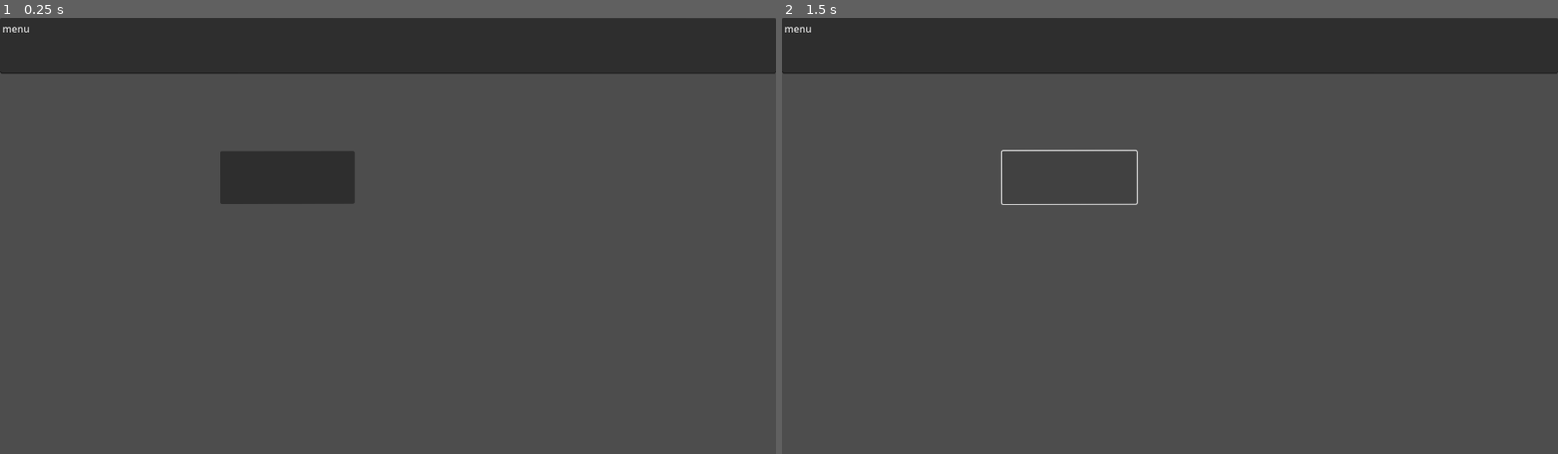
Above: before the commit, frames 1-2 (left to right).
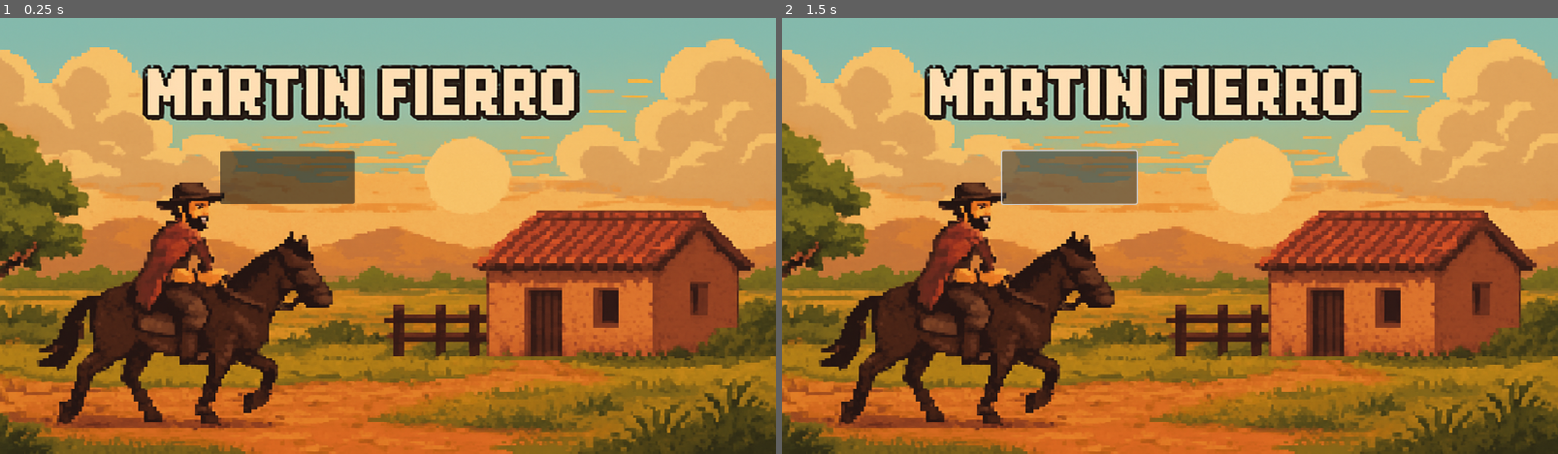
Above: after the commit, the same moments.

Repository: ODICRACK/JuegoMartinFierro
Game: Godot game, scene res://Ecenas/Menu.tscn
The game is run twice, just before and just after one commit, with the same random seed, the same clock (stepped at 60 frames per second) and the same inputs.
Inputs (mouse positions are in pixels of both pictures, inside the frame that each line leads up to):
- Up to frame 1 (0.25 s): no input
- Up to frame 2 (1.5 s): click (1069, 179) at 0.5 s; click (1069, 179) at 1.25 s

The runs differ from the first frame. In frame 1, 100% of the frame differs, in the area x 0-100%, y 0-100%; in frame 2, 100%.

Commit message:
actualizacion a Godot 4.4.1

Diff:
--- a/Ecenas/Menu.tscn
+++ b/Ecenas/Menu.tscn
@@ -1,14 +1,9 @@
-[gd_scene load_steps=2 format=3 uid="uid://cgfjemoqlmi4c"]
+[gd_scene load_steps=3 format=3 uid="uid://cgfjemoqlmi4c"]
 
-[ext_resource type="Script" path="res://Scrips/BotonInicioJuego.gd" id="1_qurrf"]
+[ext_resource type="Script" uid="uid://unhdlt17l7un" path="res://Scrips/BotonInicioJuego.gd" id="1_qurrf"]
+[ext_resource type="Texture2D" uid="uid://xr304ynpsl4y" path="res://Sprites/ChatGPT Image 10 sept 2025, 09_58_40 p.m..png" id="2_sp3bm"]
 
 [node name="Menu" type="Node2D"]
-
-[node name="TextEdit" type="TextEdit" parent="."]
-offset_right = 1280.0
-offset_bottom = 92.0
-rotation = 0.000334937
-text = "menu"
 
 [node name="Button" type="Button" parent="."]
 offset_left = 363.0
@@ -18,4 +13,10 @@
 rotation = -0.00137807
 script = ExtResource("1_qurrf")
 
+[node name="ChatGptImage10Sept2025,095840Pm" type="Sprite2D" parent="."]
+z_index = -1
+position = Vector2(640, 360)
+scale = Vector2(0.833333, 0.703125)
+texture = ExtResource("2_sp3bm")
+
 [connection signal="pressed" from="Button" to="Button" method="_on_pressed"]
--- a/project.godot
+++ b/project.godot
@@ -12,7 +12,7 @@
 
 config/name="Martin"
 run/main_scene="res://Ecenas/Menu.tscn"
-config/features=PackedStringArray("4.0", "Forward Plus")
+config/features=PackedStringArray("4.4", "Forward Plus")
 config/icon="res://icon.svg"
 
 [display]
Not shown, added: Scrips/BotonInicioJuego.gd.uid
Binary file added: Sprites/ChatGPT Image 10 sept 2025, 09_58_40 p.m..png
Not shown, added: Sprites/ChatGPT Image 10 sept 2025, 09_58_40 p.m..png.import
